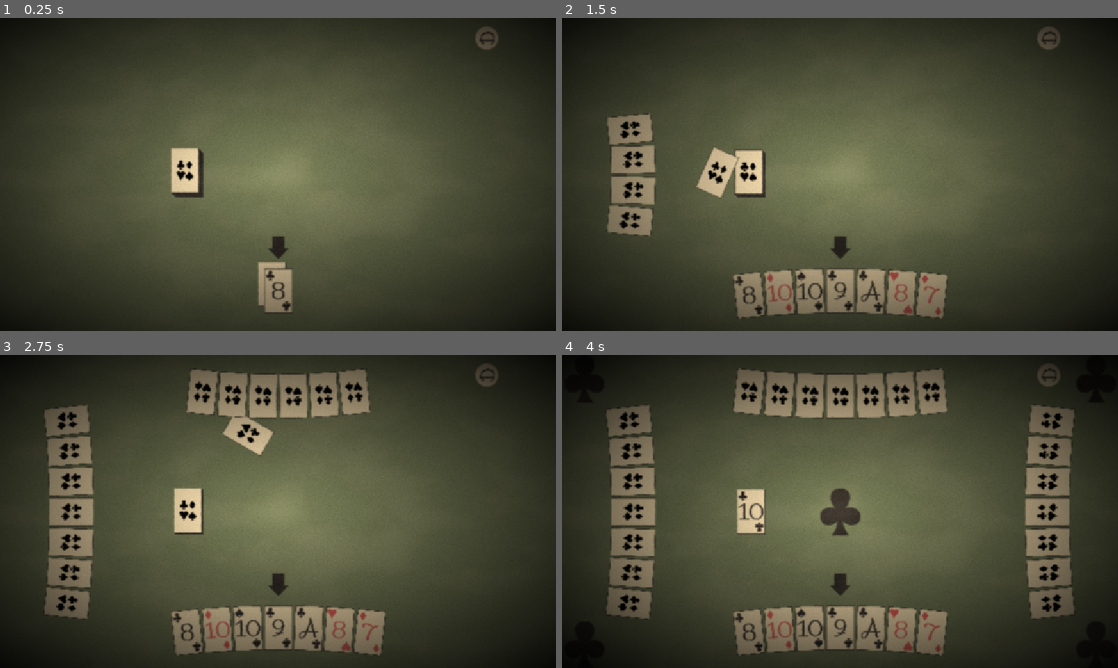
Above: before the commit, frames 1-4 (two rows, left to right).
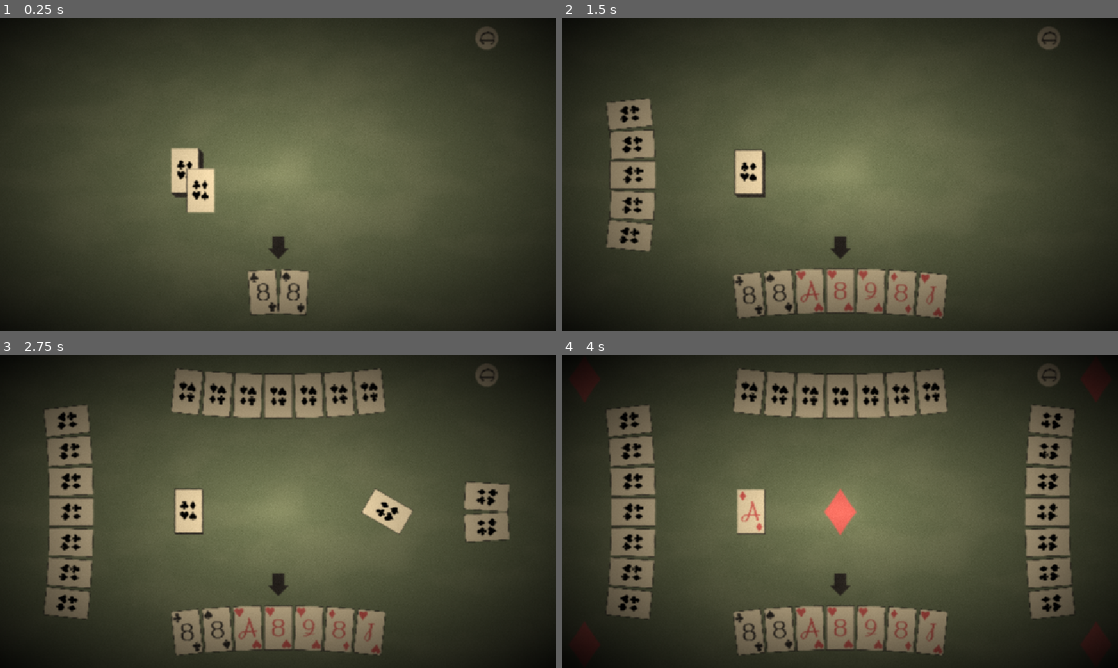
Above: after the commit, the same moments.

Repository: CMurtagh-LGTM/brackeys25.2
Game: Godot game, scene res://Main.tscn
Two runs of this game, one before a commit and one after it. Both use one fixed random seed, a clock stepped at 60 frames per second and the inputs below.
Inputs (mouse positions are in pixels of both pictures, inside the frame that each line leads up to):
- Up to frame 1 (0.25 s): no input
- Up to frame 2 (1.5 s): move the mouse to (751, 174) at 0.52 s; click (751, 174) at 0.67 s; move the mouse to (751, 174) at 1.27 s; click (751, 174) at 1.42 s
- Up to frame 3 (2.75 s): move the mouse to (189, 511) at 2.02 s; click (189, 511) at 2.17 s
- Up to frame 4 (4 s): move the mouse to (751, 511) at 2.77 s; click (751, 511) at 2.92 s; move the mouse to (751, 511) at 3.52 s; click (751, 511) at 3.67 s

The runs differ from the first frame. In frame 1, 1.8% of the frame differs, in the area x 31-56%, y 45-95%; in frame 2, 3.8%; in frame 3, 6.7%, in the area x 30-92%, y 4-96%; in frame 4, 2.7%.

Commit message:
some more card animations

Diff:
--- a/Card/Card.tscn
+++ b/Card/Card.tscn
@@ -25,6 +25,7 @@
 texture = ExtResource("4_1xywt")
 
 [node name="Face" type="Node2D" parent="."]
+visible = false
 
 [node name="Pip" type="Sprite2D" parent="Face"]
 modulate = Color(0.215686, 0.196078, 0.176471, 1)
@@ -45,7 +46,6 @@
 texture = ExtResource("4_hcyk8")
 
 [node name="Back" type="Node2D" parent="."]
-visible = false
 
 [node name="Sprite" type="Sprite2D" parent="Back"]
 modulate = Color(0, 0, 0, 1)
--- a/Deck/Deck.gd
+++ b/Deck/Deck.gd
@@ -8,8 +8,12 @@
 func shuffle() -> void:
 	_cards.shuffle()
 
+func add_cards(cards: Array[Card]) -> void:
+	await _cards.append(cards)
+
 func reset() -> void:
 	_cards.clear()
+	assert(deck_info)
 	for card_info: CardInfo in deck_info.cards:
 		_cards.push_card(Card.instantiate(card_info))
 	shuffle()
--- a/Deck/Stack.gd
+++ b/Deck/Stack.gd
@@ -6,15 +6,15 @@
 func push_card(card: Card) -> void:
 	_cards.push_back(card)
 	if card.get_parent():
-		card.get_parent().remove_child(card)
-	add_child(card)
+		await card.move_to(self, Vector2.ZERO, 0, Globals.card_stack_time)
+	else:
+		add_child(card)
 	_position_cards()
 
 func append(cards: Array[Card]) -> void:
 	_cards.append_array(cards)
 	for card: Card in cards:
-		card.get_parent().remove_child(card)
-		add_child(card)
+		await card.move_to(self, Vector2.ZERO, 0, Globals.card_stack_time)
 	_position_cards()
 
 func shuffle() -> void:
@@ -23,10 +23,10 @@
 		move_child(_cards[card_index], card_index)
 	_position_cards()
 
-func clear() -> void:
-	for card: Card in _cards:
-		remove_child(card)
+func clear() -> Array[Card]:
+	var cards = _cards.duplicate()
 	_cards.clear()
+	return cards
 
 func draw_card() -> Card:
 	var card: Card = _cards.pop_back()
@@ -38,4 +38,4 @@
 
 func _position_cards() -> void:
 	for card_index: int in _cards.size():
-		_cards[card_index].position = position - Vector2.ONE * card_index / 3
+		_cards[card_index].position = - Vector2.ONE * card_index / 3
--- a/GameManager/GameManager.gd
+++ b/GameManager/GameManager.gd
@@ -93,7 +93,7 @@
 	await _next.pressed
 
 	_next.visible = false
-	_hands[_compass_to_hand_index(winner)].winning_trick(_trick.clear())
+	await _hands[_compass_to_hand_index(winner)].winning_trick(_trick.clear())
 	_tricks_remaining -= 1
 	if _tricks_remaining > 0:
 		_start_trick()
@@ -103,7 +103,6 @@
 func _deal() -> void:
 	_trump = null;
 	_on_update_trump()
-	_deck.reset()
 	_hands[_dealer].set_is_dealer()
 	for hand: Hand in _hands:
 		for _i in range(_deal_size):
@@ -116,10 +115,13 @@
 	_start_trick()
 
 func _end_deal() -> void:
+	var cards: Array[Card] = []
 	for hand: Hand in _hands:
-		hand.clear()
+		cards.append_array(hand.clear())
 	_dealer += 1
 	_dealer %= _hands.size()
+	await _deck.add_cards(cards)
+	_deck.shuffle()
 	_deal()
 
 func _on_update_trump() -> void:
--- a/Globals.gd
+++ b/Globals.gd
@@ -29,6 +29,8 @@
 ]
 
 const card_move_time: float = 0.25
+const card_deal_time: float = 0.1
+const card_stack_time: float = 0.05
 
 const WHITE: Color = 0xF5DEB3FF #0.96, 0.87, 0.70
 const BLACK: Color = 0x37322DFF
--- a/Hand/Hand.gd
+++ b/Hand/Hand.gd
@@ -26,7 +26,7 @@
 		_cards.push_back(card)
 	else:
 		_cards.insert(index, card)
-	await card.move_to(self, Vector2.ZERO, 0, Globals.card_move_time * 0.5)
+	await card.move_to(self, Vector2.ZERO, 0, Globals.card_deal_time)
 	card.reveal(globals.open_hands or _ai == null)
 	if _ai == null:
 		card.clicked.connect(_on_card_clicked.bind(card))
@@ -56,7 +56,7 @@
 	_dealer_icon.visible = true
 
 func winning_trick(cards: Array[Card]) -> void:
-	_stack.append(cards)
+	await _stack.append(cards)
 	_hand_score += 1
 	_hand_score_label.text = str(_hand_score)
 	_hand_score_label.visible = true
@@ -64,15 +64,17 @@
 func get_hand_score() -> int:
 	return _hand_score
 
-func clear() -> void:
-	for card: Card in _cards:
-		remove_child(card)
+func clear() -> Array[Card]:
+	var cards = _cards.duplicate()
+	for card: Card in cards:
+		card.reset_state()
 	_cards.clear()
-	_stack.clear()
+	cards.append_array(_stack.clear())
 	_focus_index = 0
 	_hand_score = 0
 	_hand_score_label.visible = false
 	_dealer_icon.visible = false
+	return cards
 
 func gain_turn(game_state: GameState) -> void:
 	_has_turn = true
@@ -111,9 +113,9 @@
 		card.position.y = _hand_arc(y) * 50
 		card.rotation = atan(_hand_arc_derivative(y/4.0))
 
-	_stack.position = Vector2.LEFT * (4.5 * (Card.width + _seperation)) / 2
-	_hand_score_label.position = _stack.position * 2 + Vector2.UP * Card.height/2
-	_dealer_icon.position = -_stack.position*2
+	_stack.position = Vector2.LEFT * 4.5 * (Card.width + _seperation)
+	_hand_score_label.position = _stack.position + Vector2.UP * Card.height/2
+	_dealer_icon.position = -_stack.position
 
 func _update_focused_card() -> void:
 	_position_cards()
--- a/Main.tscn
+++ b/Main.tscn
@@ -1,8 +1,9 @@
-[gd_scene load_steps=18 format=3 uid="uid://duhu46r5y5yu2"]
+[gd_scene load_steps=19 format=3 uid="uid://duhu46r5y5yu2"]
 
 [ext_resource type="PackedScene" uid="uid://da5qnxmm2ylvk" path="res://GameManager/GameManager.tscn" id="1_glv2v"]
 [ext_resource type="Script" uid="uid://6dn2wx0g8imc" path="res://Resizer.gd" id="1_r0du0"]
 [ext_resource type="Shader" uid="uid://dx0cbr207o077" path="res://post_process.gdshader" id="2_uu6xs"]
+[ext_resource type="Resource" uid="uid://cjkwdiee8llaf" path="res://Resources/Decks/French32.tres" id="3_cm0pq"]
 
 [sub_resource type="FastNoiseLite" id="FastNoiseLite_3dxm6"]
 noise_type = 2
@@ -78,6 +79,7 @@
 metadata/_custom_type_script = "uid://6dn2wx0g8imc"
 
 [node name="GameManager" parent="." instance=ExtResource("1_glv2v")]
+deck_info = ExtResource("3_cm0pq")
 
 [node name="CanvasLayer" type="CanvasLayer" parent="."]
 
--- a/Resources/TestCard.tres
+++ b/Resources/TestCard.tres
@@ -13,9 +13,10 @@
 
 [resource]
 script = ExtResource("1_bh2dr")
+character = 11
 suit = SubResource("Resource_rjdcu")
-character = 11
 front_colour = Color(0.960784, 0.870588, 0.701961, 1)
 border_colour = Color(0, 0, 0, 1)
-front_hover_colour = Color(1, 1, 0, 1)
+front_can_play_colour = Color(0.917647, 0.956863, 0.698039, 1)
+front_cant_play_colour = Color(0.956863, 0.737255, 0.698039, 1)
 metadata/_custom_type_script = "uid://0svpn7ag1d1u"
